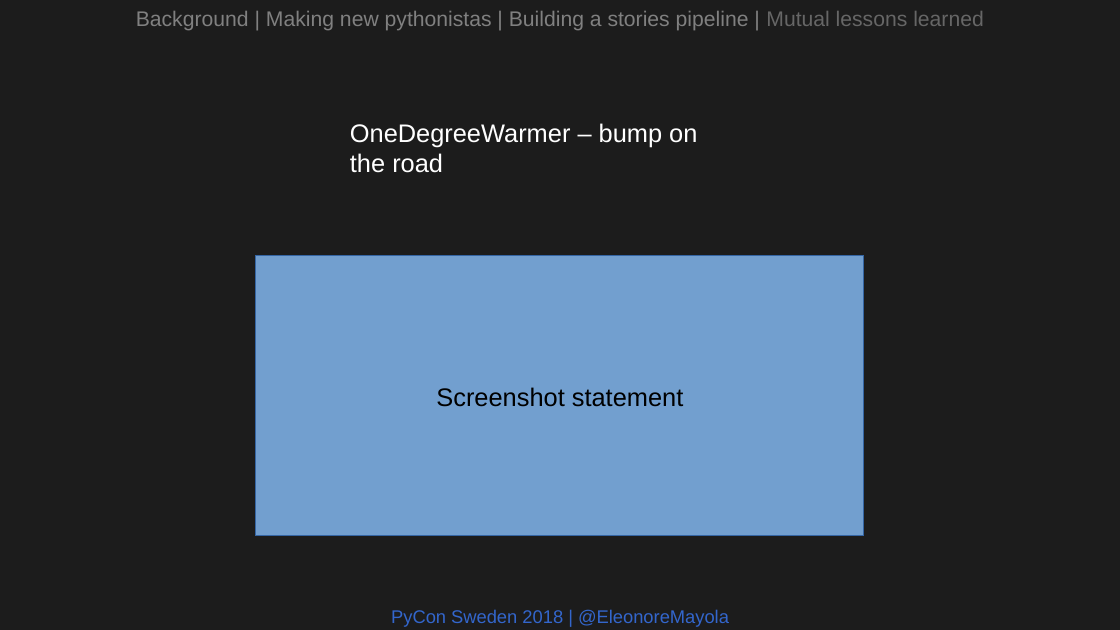
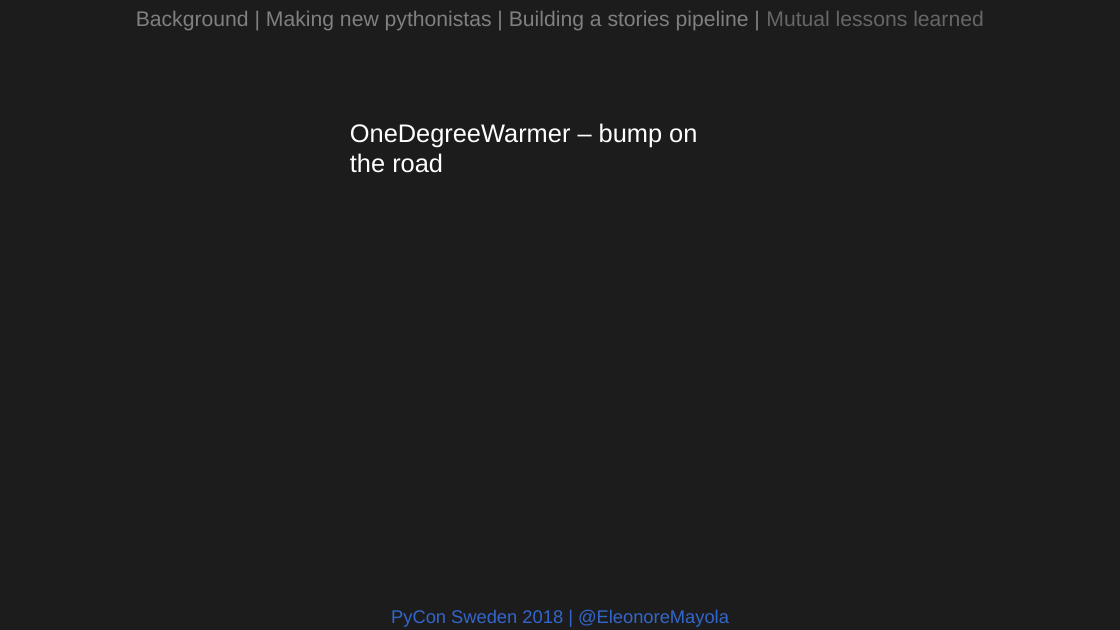
Before and after one commit to Eleonore9/-pyconse18, a slide deck: slide 21 of pyconse2018.odp. Drawn at 1120x630 pixels with LibreOffice and Linux fonts; fonts in the diff are those of the drawing. Boxes give left, top, right and bottom in pixels: in the first picture for what was removed or moved away, otherwise in the second. Text is boxed around its words. In the diff, an @@ line names an element or a change of style, - is before the commit and + after.

```diff
--- a/pyconse2018.odp
+++ b/pyconse2018.odp
@@ rectangle removed at <box>256,256,864,537</box> @@
-Screenshot statement
```
Also in this commit, not shown: 2 other slides changed.
